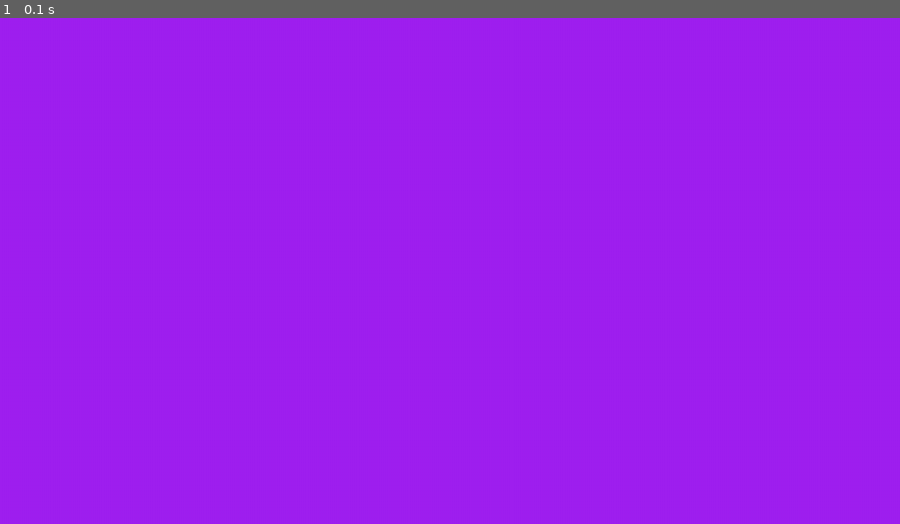
Above: before the commit, frame 1.
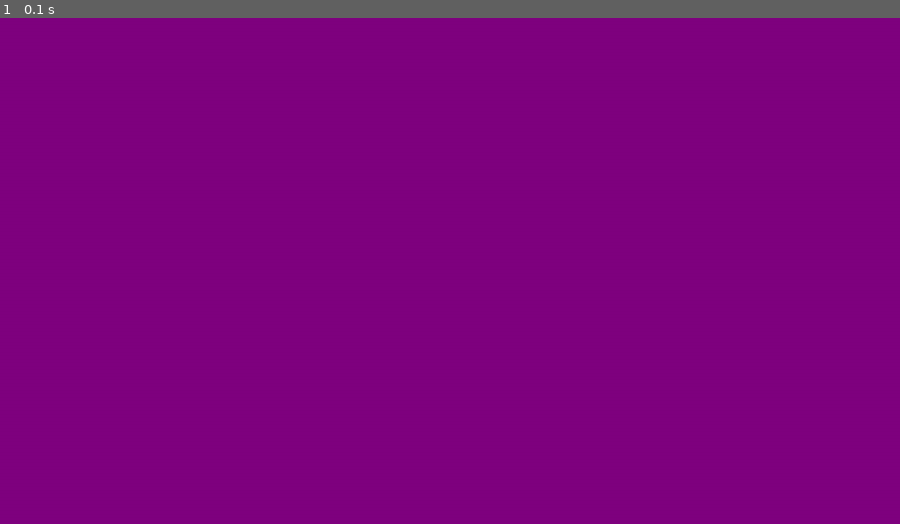
Above: after the commit, the same moment.

Repository: Intense2aT/pygame_game_for_school_project
Game: pygame game, started from src/main.py
Same seed, same stepped clock (60 frames per second), same inputs: the game is played once before the commit and once after it.
Inputs:
- Up to frame 1 (0.1 s): no input

The runs differ from the first frame. In frame 1, 100% of the frame differs, in the area x 0-100%, y 0-100%.

Commit message:
change log:
1. Implemented a system for enabling/disabling background colour fill usage and fps limit.
2. Started on a system for both comprehensive time management by the Mootor class and complete drawing also by the Mootor class.

Diff:
--- a/src/error_list.py
+++ b/src/error_list.py
@@ -1,7 +1,12 @@
 error_dict_standard:dict = {
-    1: "Standard Error 1: Pygame already initialized."
+    1: "Standard Error 1: Pygame already initialized.",
+    2: "Standard Error 2: Using fps limit, but float value of the limit is undefined",
 }
 
 error_dict_events:dict = {
     1: "Event Handling Error 1: Response to an event is undefined."
 }
+
+error_dict_drawing:dict = {
+    1: "Drawing Error 1: Using background colour, but value of background colour is undefined"
+}
--- a/src/main.py
+++ b/src/main.py
@@ -10,17 +10,17 @@
 mootor.define_event_response("QUIT", end_exec)
 manager.add_handelable_event("QUIT")
 
+manager.use_fps_limit(True)
+manager.set_fps_limit(60)
+
+manager.use_background_colour(True)
+manager.set_background_colour((128, 0, 128, 255))
+
 while manager.is_alive():
     #event handling
     manager.handle_events()
 
+    # RENDER YOUR GAME HERE
+    manager.draw_complete()
 
-    # fill the screen with a color to wipe away anything from last frame
-    manager.draw_test()
-
-    # RENDER YOUR GAME HERE
-
-    # flip() the display to put your work on screen
-    manager.flip_display()
-
-    #clock.tick(60)  # limits FPS to 60
+    manager.handle_time()
--- a/src/pygame_mootor.py
+++ b/src/pygame_mootor.py
@@ -1,5 +1,6 @@
 from error_list import error_dict_standard as std_errors
 from error_list import error_dict_events as event_errors
+from error_list import error_dict_drawing as draw_errors
 import pygame
 
 #could implement a modifiable settings list/file
@@ -31,6 +32,10 @@
     #variables set by init
     #__display_size
 
+    #optional variables to be set by function call
+    #__use_fps_limit
+    #__fps_limit
+
     #constructor
     def __init__(self, display_size:tuple[int, int]) -> None:
         #start pygame
@@ -50,12 +55,18 @@
         #handle other
         self.__handeled_events:list[str] = []
 
+        #init some optional variables
+        self.__use_backround_colour:bool = False
+        self.__background_colour:tuple[int, int, int, int] = None
+
+        self.__use_fps_limit:bool = False
+        self.__fps_limit:float = None
+
         #set running
         self.__running = True
 
     #destructor
     def __del__(self):
-        #closing pygame
         pygame.quit()
 
     #overall operations
@@ -78,8 +89,36 @@
                     pygame_event_responses[active_handelable](self)
 
     #drawing
-    def draw_test(self):
-        self.__screen.fill("purple")
+    def use_background_colour(self, use:bool):
+        self.__use_backround_colour = use
 
-    def flip_display(self) -> None:
+    #we could overload to enable values other than rgba
+    def set_background_colour(self, colour:tuple[int, int, int, int]):
+        self.__background_colour = colour
+
+    def __flip_display(self) -> None:
         pygame.display.flip()
+
+    def draw_complete(self):
+        #implement proper draw order system and scene system later with proper objects
+        if self.__use_backround_colour:
+            if self.__background_colour != None:
+                self.__screen.fill(self.__background_colour)
+            else:
+                raise Exception(draw_errors[1])
+
+        self.__flip_display()
+
+    #time/fps handling
+    def use_fps_limit(self, use:bool) -> None:
+        self.__use_fps_limit = use
+
+    def set_fps_limit(self, limit:float) -> None:
+        self.__fps_limit = limit
+
+    def handle_time(self) -> None:
+        if self.__use_fps_limit:
+            if self.__fps_limit != None:
+                self.__clock.tick(self.__fps_limit)
+            else:
+                raise Exception(std_errors[2])
